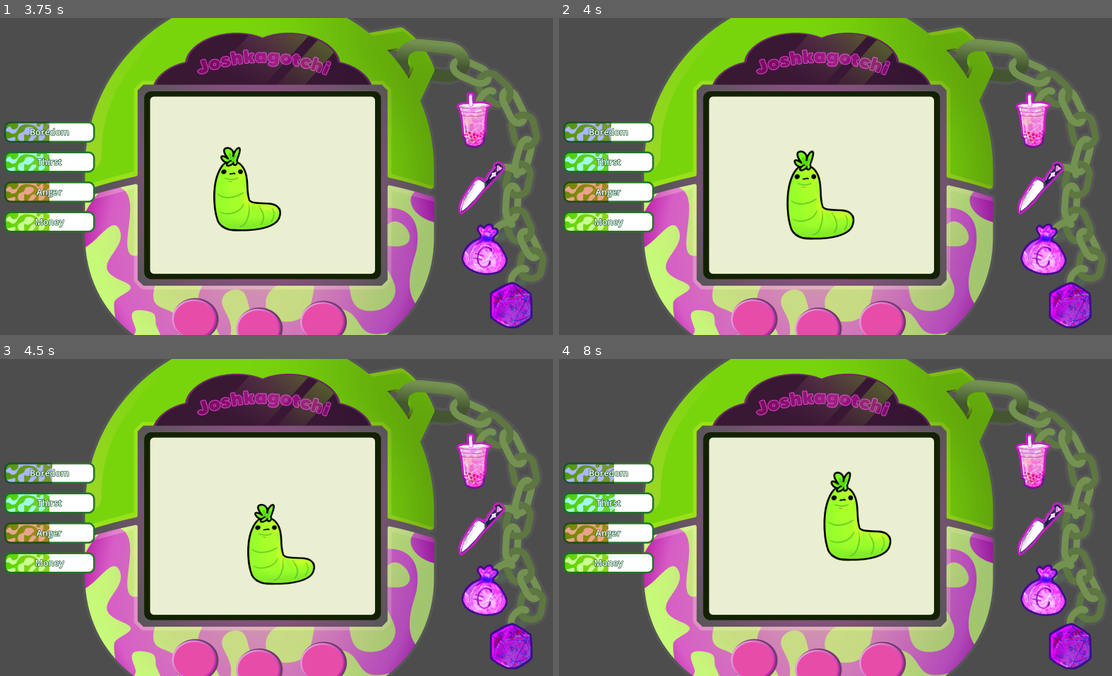
Above: before the commit, frames 1-4 (two rows, left to right).
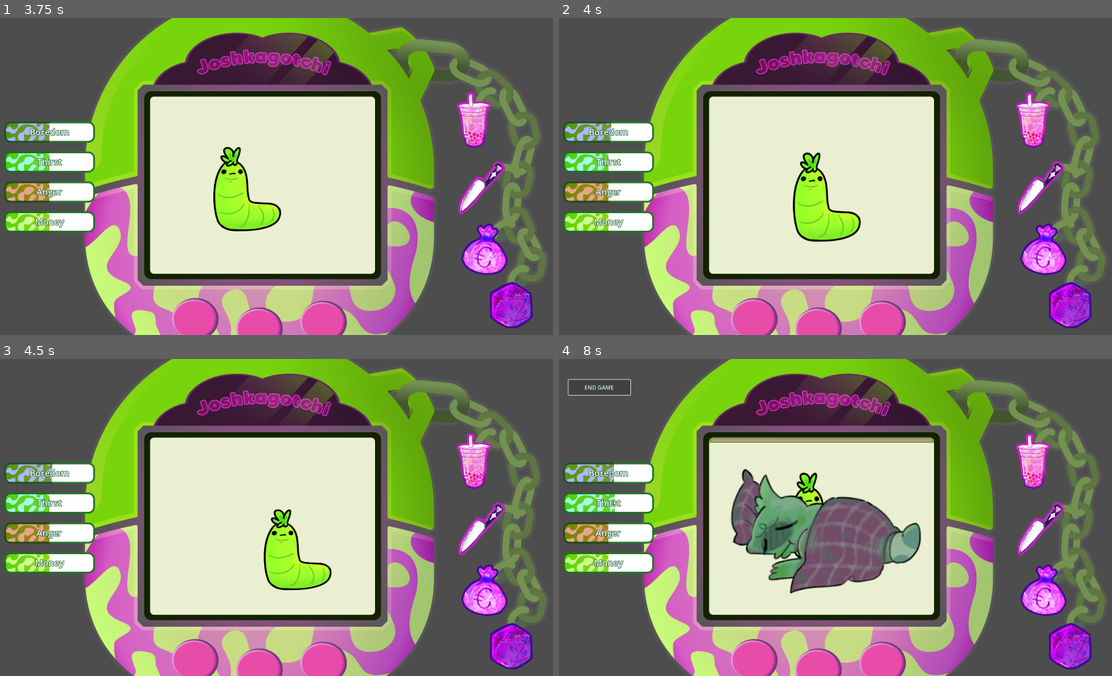
Above: after the commit, the same moments.

Repository: BlustrawberRi/Joshkagochi
Game: Godot game, scene res://Scenes/debug_ri.tscn
Two runs of this game, one before a commit and one after it. Both use one fixed random seed, a clock stepped at 60 frames per second and the inputs below. The project has no main scene, so this scene is started directly. The engine's default icon, where the game draws it, is replaced by a stand-in: a white triangle on a blue panel in a dark square.
Inputs (mouse positions are in pixels of both pictures, inside the frame that each line leads up to):
- Up to frame 1 (3.75 s): click (475, 119) at 0.52 s; click (475, 119) at 1.27 s; click (475, 119) at 2.02 s; move the mouse to (398, 160) at 2.77 s; move the mouse to (160, 192) at 3.52 s
- Up to frame 2 (4 s): no input
- Up to frame 3 (4.5 s): move the mouse to (326, 447) at 4.27 s
- Up to frame 4 (8 s): move the mouse to (802, 580) at 5.02 s; click (597, 387) at 5.75 s, where only the run after the commit has a clickable "END GAME"; click (597, 387) at 6.5 s, where only the run after the commit has a clickable "END GAME"; click (597, 387) at 7.25 s, where only the run after the commit has a clickable "END GAME"

Frame 1 is identical in both runs. In frame 2, 1.3% of the frame differs, in the area x 41-55%, y 41-71%; in frame 3, 2.0%; in frame 4, 9.2%, in the area x 1-68%, y 6-74%.

Commit message:
ending game + resetting to try again (also trying to make worm disappear on end. unsuccessfully)

Diff:
--- a/Scenes/debug_ri.tscn
+++ b/Scenes/debug_ri.tscn
@@ -12,7 +12,7 @@
 [ext_resource type="PackedScene" uid="uid://de5dvjwm66mpk" path="res://Scenes/money_bar.tscn" id="5_spq87"]
 [ext_resource type="PackedScene" uid="uid://do8k5dqrgvc1d" path="res://Scenes/stat_timer.tscn" id="10_lc5mr"]
 [ext_resource type="Script" uid="uid://ctrf4jw5qvyv3" path="res://Scripts/end_game.gd" id="11_1sc7q"]
-[ext_resource type="StyleBox" uid="uid://bqfy416l4ge5i" path="res://resources/new_style_box_flat.tres" id="13_2l4pm"]
+[ext_resource type="Theme" uid="uid://bwby7d3nkgdmq" path="res://resources/theme.tres" id="12_pgaf4"]
 [ext_resource type="Texture2D" uid="uid://c63lvwoqtk2q8" path="res://Images/result_depressed.png" id="13_bi43j"]
 [ext_resource type="StyleBox" uid="uid://dv4v4stfnqgex" path="res://resources/new_style_box_flat_up.tres" id="14_aphlv"]
 [ext_resource type="Texture2D" uid="uid://df8tori5aeqk6" path="res://Images/result_furry.png" id="14_u4aci"]
@@ -20,6 +20,7 @@
 [ext_resource type="Texture2D" uid="uid://bbgsohfiugmc5" path="res://Images/result_smooth_criminal.png" id="16_pgaf4"]
 [ext_resource type="Texture2D" uid="uid://b8b1mpyk6w2t0" path="res://Images/result_tax_fraud.png" id="17_14vc2"]
 [ext_resource type="Texture2D" uid="uid://cst0d5ug2s0bf" path="res://Images/result_thirst_trap.png" id="18_bbjxi"]
+[ext_resource type="Texture2D" uid="uid://b602yxtkv0bil" path="res://Images/smoke_texture.png" id="21_14vc2"]
 
 [sub_resource type="SpriteFrames" id="SpriteFrames_pgaf4"]
 animations = [{
@@ -72,15 +73,13 @@
 "speed": 5.0
 }]
 
-[sub_resource type="SystemFont" id="SystemFont_2ekk1"]
-font_names = PackedStringArray("Bahnschrift")
-
-[sub_resource type="Theme" id="Theme_bi43j"]
-Panel/styles/panel = ExtResource("13_2l4pm")
-Panel/styles/up = ExtResource("14_aphlv")
-RichTextLabel/constants/outline_size = 4
-RichTextLabel/font_sizes/normal_font_size = 22
-RichTextLabel/fonts/normal_font = SubResource("SystemFont_2ekk1")
+[sub_resource type="Gradient" id="Gradient_2ekk1"]
+offsets = PackedFloat32Array(0, 0.262222, 0.742222, 1)
+colors = PackedColorArray(1, 1, 1, 0, 1, 1, 1, 1, 1, 1, 1, 1, 1, 1, 1, 0)
+
+[sub_resource type="Gradient" id="Gradient_bi43j"]
+offsets = PackedFloat32Array(0, 0.524444, 1)
+colors = PackedColorArray(0.522857, 0.246115, 0.602008, 1, 0.582165, 0.595755, 0.614219, 1, 0.399367, 0.59888, 0.472495, 1)
 
 [node name="DebugRi" type="Node2D"]
 
@@ -190,15 +189,25 @@
 anchor_bottom = 1.0
 grow_horizontal = 2
 grow_vertical = 2
+theme = ExtResource("12_pgaf4")
 script = ExtResource("11_1sc7q")
 
-[node name="Button" type="Button" parent="GameOver"]
+[node name="VBoxContainer" type="VBoxContainer" parent="GameOver"]
 layout_mode = 0
-offset_left = 43.0
-offset_top = 39.0
-offset_right = 135.0
-offset_bottom = 70.0
+offset_left = 59.0
+offset_top = 59.0
+offset_right = 234.0
+offset_bottom = 165.0
+theme_override_constants/separation = 32
+
+[node name="End" type="Button" parent="GameOver/VBoxContainer"]
+layout_mode = 2
 text = "END GAME"
+
+[node name="Reset" type="Button" parent="GameOver/VBoxContainer"]
+layout_mode = 2
+text = "TRY AGAIN
+"
 
 [node name="ResultSprite" type="AnimatedSprite2D" parent="GameOver"]
 position = Vector2(776, 482)
@@ -212,7 +221,7 @@
 offset_right = 1093.0
 offset_bottom = 726.0
 pivot_offset = Vector2(318, 68)
-theme = SubResource("Theme_bi43j")
+theme = ExtResource("12_pgaf4")
 
 [node name="RichTextLabel" type="RichTextLabel" parent="GameOver/Flavor"]
 layout_mode = 1
@@ -244,7 +253,7 @@
 grow_horizontal = 2
 grow_vertical = 2
 pivot_offset = Vector2(318, 27.5)
-theme = SubResource("Theme_bi43j")
+theme = ExtResource("12_pgaf4")
 theme_override_styles/panel = ExtResource("14_aphlv")
 metadata/_edit_use_anchors_ = true
 
@@ -263,5 +272,35 @@
 text = "THIS IS WHAT TYPE OF GUY YOU GOT"
 horizontal_alignment = 1
 
-[connection signal="pressed" from="GameOver/Button" to="Worm" method="_on_game_over_pressed"]
-[connection signal="pressed" from="GameOver/Button" to="GameOver" method="_on_pressed"]
+[node name="CPUParticles2D" type="CPUParticles2D" parent="GameOver"]
+visible = false
+position = Vector2(773, 452)
+scale = Vector2(1.79, 1.79)
+amount = 100
+texture = ExtResource("21_14vc2")
+randomness = 0.5
+lifetime_randomness = 0.87
+emission_shape = 1
+emission_sphere_radius = 128.0
+direction = Vector2(1, 2)
+spread = 180.0
+gravity = Vector2(0, 258.62)
+angular_velocity_min = -38.92
+angular_velocity_max = 97.3
+orbit_velocity_min = 0.24
+orbit_velocity_max = 1.19
+linear_accel_min = -8.11
+linear_accel_max = 13.52
+radial_accel_min = 29.73
+radial_accel_max = 100.0
+tangential_accel_min = 25.68
+tangential_accel_max = 39.19
+angle_min = -184.9
+angle_max = 145.9
+color_ramp = SubResource("Gradient_2ekk1")
+color_initial_ramp = SubResource("Gradient_bi43j")
+
+[connection signal="pressed" from="GameOver/VBoxContainer/End" to="Worm" method="_on_game_over_pressed"]
+[connection signal="pressed" from="GameOver/VBoxContainer/End" to="GameOver" method="_on_pressed"]
+[connection signal="pressed" from="GameOver/VBoxContainer/Reset" to="Worm" method="_on_reset_pressed"]
+[connection signal="pressed" from="GameOver/VBoxContainer/Reset" to="GameOver" method="_on_reset_pressed"]
--- a/Scripts/StatsManager.gd
+++ b/Scripts/StatsManager.gd
@@ -10,7 +10,21 @@
 	stats.crime : 0.0,
 }
 
+var stats_dict_initial := {
+	stats.boredom : 50.0,
+	stats.thirst : 50.0,
+	stats.anger : 50.0,
+	stats.money : 50.0,
+	stats.crime : 0.0,
+}
+
 signal stat_change(stat, value)
+
+func reset():
+	for stat in stats.values().size():
+		var initial_value : int = stats_dict_initial.get(stat)
+		stats_dict.set(stat, stats_dict_initial.get(stat))
+		stat_change.emit(stat, initial_value)
 
 func update_stat(stat: stats, change: float):
 	var new_value = min(100, max(0, stats_dict.get(stat) + change))
--- a/Scripts/end_game.gd
+++ b/Scripts/end_game.gd
@@ -6,6 +6,10 @@
 var guy_panel = $Guy
 @onready
 var result_sprite : AnimatedSprite2D = $ResultSprite
+@onready
+var reset_button : Button = $VBoxContainer/Reset
+@onready
+var end_button : Button = $VBoxContainer/End
 
 var possible_results = [
 	"nerd", "depressed", "thirst_trap", "furry", "tax_fraud", "smooth_criminal"
@@ -21,19 +25,19 @@
 	},
 
 	"depressed" : {
-	StatsManager.stats.boredom : 100.0,
-	StatsManager.stats.thirst : 100.0,
-	StatsManager.stats.anger : 30.0,
-	StatsManager.stats.money : 50.0,
+	StatsManager.stats.boredom : 60.0,
+	StatsManager.stats.thirst : 80.0,
+	StatsManager.stats.anger : 50.0,
+	StatsManager.stats.money : 00.0,
 	StatsManager.stats.crime : 00.0
 	},
 
 	"thirst_trap": {
-	StatsManager.stats.boredom : 50.0,
+	StatsManager.stats.boredom : 60.0,
 	StatsManager.stats.thirst : 100.0,
-	StatsManager.stats.anger : 50.0,
-	StatsManager.stats.money : 0.0,
-	StatsManager.stats.crime : 00.0,
+	StatsManager.stats.anger : 30.0,
+	StatsManager.stats.money : 15.0,
+	StatsManager.stats.crime : 10.0,
 	},
 
 	"furry": {
@@ -71,21 +75,26 @@
 }
 
 signal end_game
+signal reset_game
 
 var visible_after_item_uses = 5
 var current_item_uses = 0
 
 func _ready():
-	self.visible = false
-	StatsManager.stat_change.connect(check_set_visible)
+	prepare()
+
+func prepare():
+	end_button.visible = false
 	guy_panel.size.y = 0.0
 	flavor_panel.size.y = 0.0
 	result_sprite.self_modulate = Color(1,1,1,0);
+	reset_button.visible = false
+	start_timer()
 
-func check_set_visible(_stat, _value):
-	current_item_uses += 1
-	if (current_item_uses >= visible_after_item_uses):
-		self.visible = true
+func start_timer():
+	var timer = get_tree().create_timer(5)
+	await timer.timeout
+	end_button.visible = true
 
 func calc_result():
 	var absolute_distance = 999
@@ -121,4 +130,13 @@
 	tween.tween_property(guy_panel, "size", Vector2(636, 55), 1.0).set_ease(Tween.EASE_OUT).set_trans(Tween.TRANS_BOUNCE)
 	tween.tween_property(flavor_panel, "size", Vector2(636, 136), 1.0).set_ease(Tween.EASE_OUT).set_trans(Tween.TRANS_BOUNCE)
 
+	await get_tree().create_timer(5).timeout
+	reset_button.visible = true
+
+
+
+func _on_reset_pressed():
+	emit_signal("reset_game")
+	StatsManager.reset()
+	prepare()
 	pass # Replace with function body.
--- a/Scripts/stat_timer.gd
+++ b/Scripts/stat_timer.gd
@@ -4,4 +4,4 @@
 @export var change : int = 0
 
 func _on_timeout():
-    StatsManager.update_stat(stat, change)
+	StatsManager.update_stat(stat, change)
--- a/Scripts/worm_fsm.gd
+++ b/Scripts/worm_fsm.gd
@@ -7,6 +7,7 @@
 @export var shape : Shape
 
 @onready var face : AnimatedSprite2D = $CollisionShape2D/Face
+@onready var body: Sprite2D = $CollisionShape2D/Body
 @onready var animation : AnimationPlayer = $AnimationPlayer
 
 var is_idling: bool
@@ -23,6 +24,7 @@
 	update_face()
 	calculate_mood()
 	StatsManager.stat_change.connect(_on_stat_changed)
+
 
 func calculate_mood():
 	var previous_mood = mood
@@ -49,7 +51,7 @@
 	if(previous_mood != mood):
 		update_face()
 
-	if(mood != Mood.bad):
+	if(mood != Mood.bad && !is_idling):
 		$AnimationPlayer.play("chilling")
 		idle()
 
@@ -120,4 +122,21 @@
 	tween.tween_property(self, "position", origin, 1.0).set_ease(Tween.EASE_OUT).set_trans(Tween.TRANS_SINE)
 	await tween.tween_interval(1.0).finished
 	tween.kill()
+	reduce_worm()
+
 	pass # Replace with function body.
+
+func reduce_worm():
+	tween = get_tree().create_tween()
+	tween.set_parallel(true)
+	tween.tween_property(self, "scale", Vector2.ZERO, 1.0).set_ease(Tween.EASE_OUT).set_trans(Tween.TRANS_QUINT)
+	tween.kill()
+
+
+func _on_reset_pressed():
+	shape = Shape.chill
+	update_shape()
+	self.position = origin
+	update_face()
+	calculate_mood()
+	is_game_over = false
--- /dev/null
+++ b/resources/noise.tres
@@ -0,0 +1,11 @@
+[gd_resource type="NoiseTexture2D" load_steps=2 format=3 uid="uid://dqoem51smnrnf"]
+
+[sub_resource type="FastNoiseLite" id="FastNoiseLite_2l4pm"]
+noise_type = 2
+frequency = 0.0028
+fractal_type = 2
+
+[resource]
+width = 128
+height = 128
+noise = SubResource("FastNoiseLite_2l4pm")
--- /dev/null
+++ b/resources/theme.tres
@@ -0,0 +1,31 @@
+[gd_resource type="Theme" load_steps=6 format=3 uid="uid://bwby7d3nkgdmq"]
+
+[ext_resource type="StyleBox" uid="uid://bqfy416l4ge5i" path="res://resources/new_style_box_flat.tres" id="1_7ct1h"]
+[ext_resource type="StyleBox" uid="uid://dv4v4stfnqgex" path="res://resources/new_style_box_flat_up.tres" id="2_886mr"]
+
+[sub_resource type="SystemFont" id="SystemFont_7ct1h"]
+font_names = PackedStringArray("Bahnschrift")
+
+[sub_resource type="StyleBoxFlat" id="StyleBoxFlat_886mr"]
+bg_color = Color(0.709804, 0.317647, 0.721569, 0.560784)
+border_width_left = 10
+border_width_top = 10
+border_width_right = 10
+border_width_bottom = 10
+border_color = Color(0.396078, 0.678431, 0.0431373, 1)
+border_blend = true
+
+[sub_resource type="SystemFont" id="SystemFont_2ekk1"]
+font_names = PackedStringArray("Bahnschrift")
+
+[resource]
+Button/colors/font_outline_color = Color(0, 0.233102, 0.19435, 1)
+Button/constants/outline_size = 3
+Button/fonts/font = SubResource("SystemFont_7ct1h")
+Button/styles/normal = SubResource("StyleBoxFlat_886mr")
+Panel/styles/panel = ExtResource("1_7ct1h")
+Panel/styles/up = ExtResource("2_886mr")
+RichTextLabel/colors/font_outline_color = Color(0.116533, 0.262177, 0.175131, 1)
+RichTextLabel/constants/outline_size = 4
+RichTextLabel/font_sizes/normal_font_size = 22
+RichTextLabel/fonts/normal_font = SubResource("SystemFont_2ekk1")
Binary file added: Images/smoke_texture.png
Not shown, added: Images/smoke_texture.png.import
Not shown: 1 places in Scenes/debug_ri.tscn that only renumber resources
